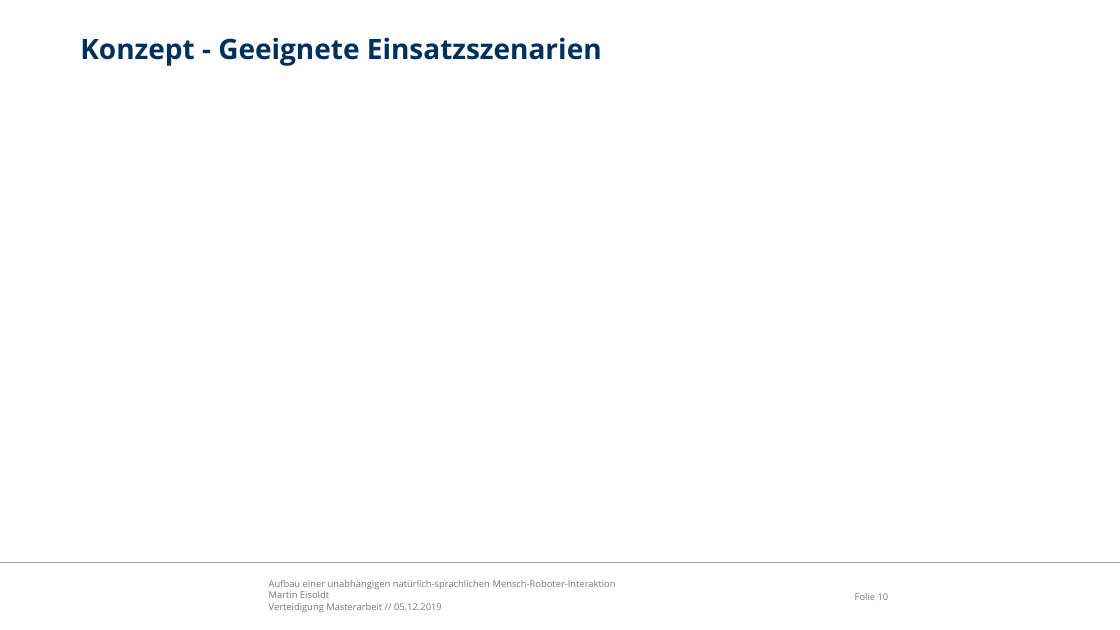
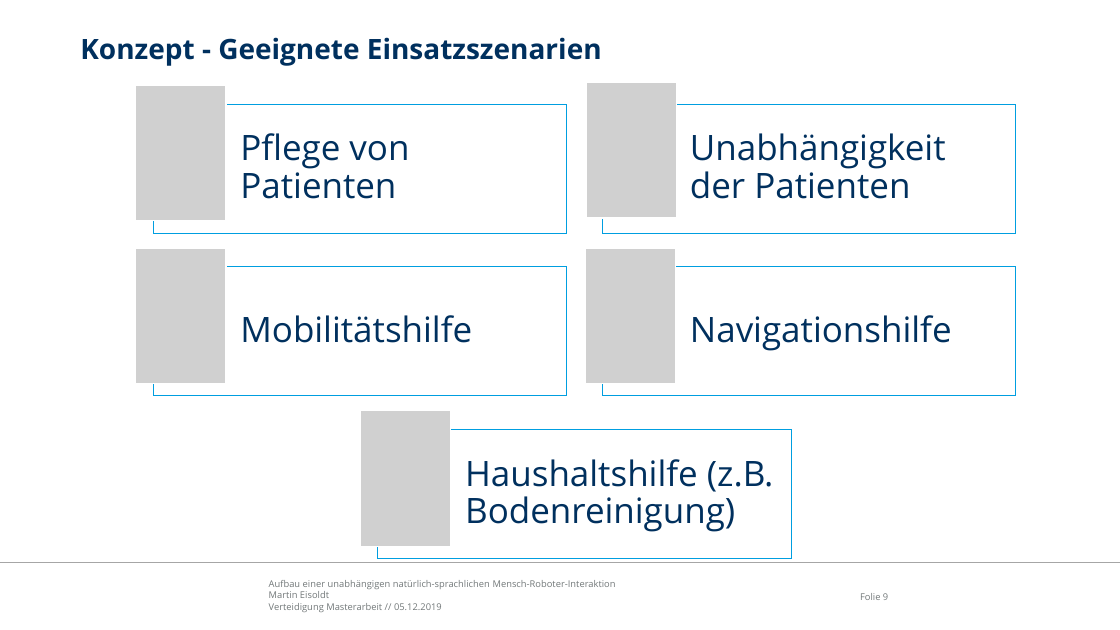
Before and after one commit to edegeyer/masterarbeit, a slide deck: slide 9 of verteidigung/verteidigung.pptx (slide 10 before the commit). Drawn at 1120x630 pixels with LibreOffice and Linux fonts; fonts in the diff are those of the drawing; grey boxes stand for pictures; background and template pictures are left out. Boxes give left, top, right and bottom in pixels: in the first picture for what was removed or moved away, otherwise in the second. Text is boxed around its words. In the diff, an @@ line names an element or a change of style, - is before the commit and + after.

```diff
--- a/verteidigung/verteidigung.pptx
+++ b/verteidigung/verteidigung.pptx
@@ group added at <box>135,82,1016,559</box>: 5 rectangles, 5 texts, 5 pictures @@
+Pflege von Patienten
+Unabhängigkeit der Patienten
+Mobilitätshilfe
+Navigationshilfe
+Haushaltshilfe (z.B. Bodenreinigung)
@@ page number at <box>860,593,888,600</box>: text changed @@
-Folie 10
+Folie 9
```
Also in this commit, not shown: 8 other slides changed, 6 slides added, 1 slide removed.
